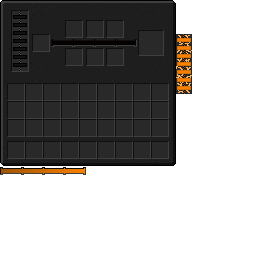
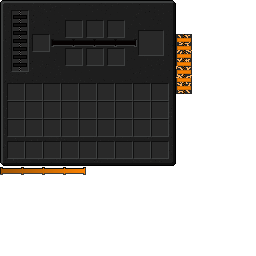
Layer changes from the first w=256, h=256 image to the second:
painted on "Background" over [105, 20, 125, 66]
